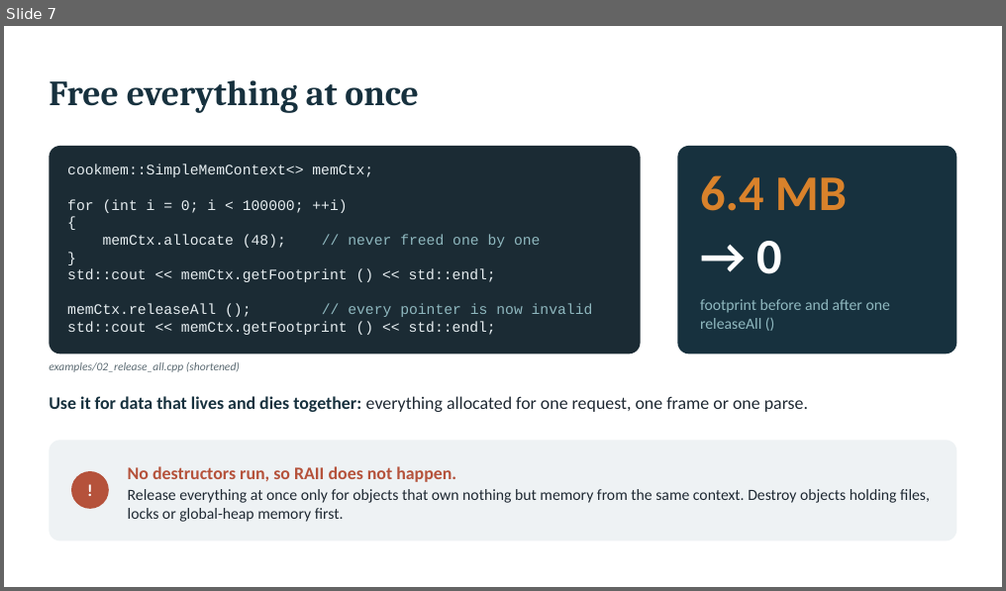
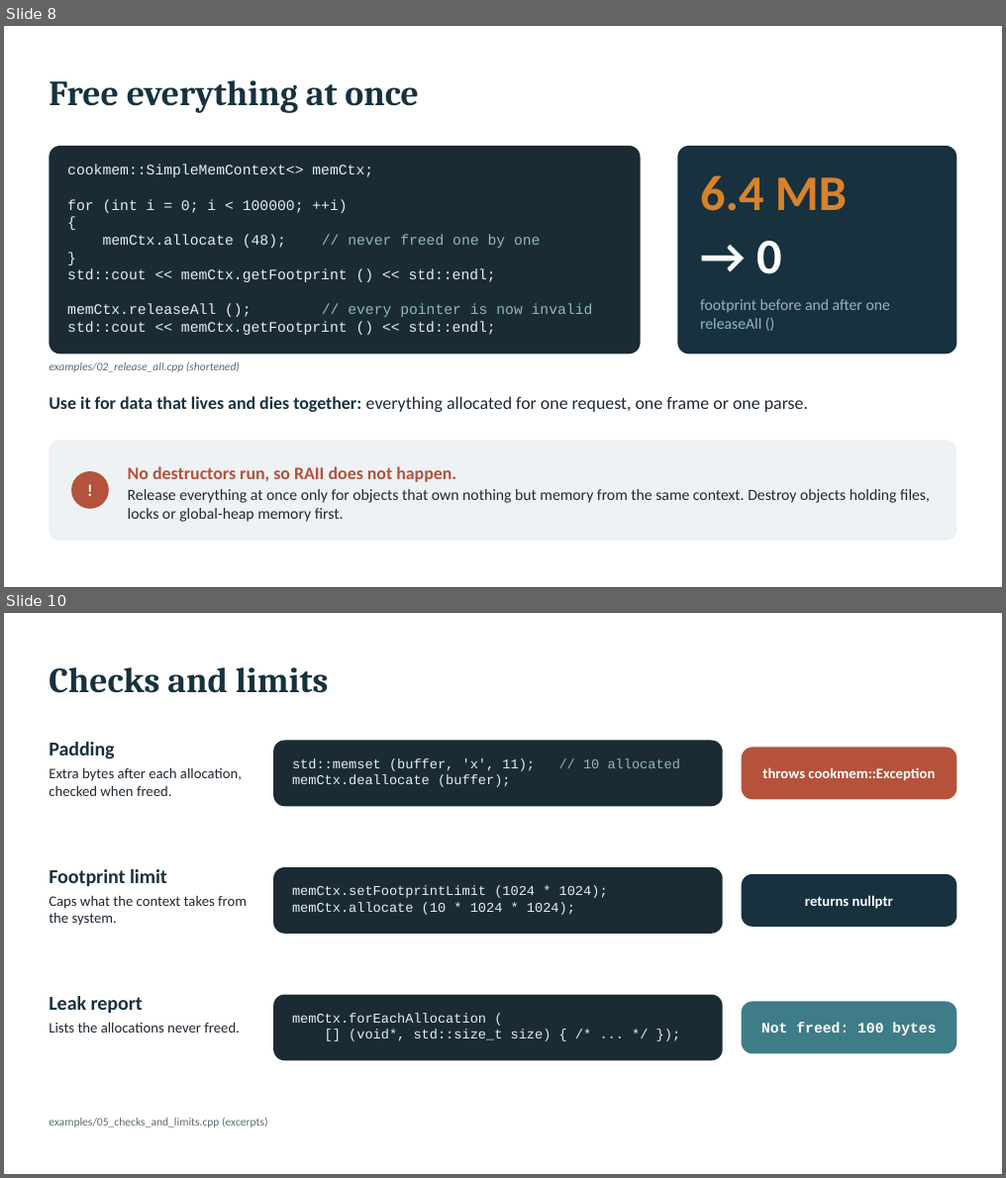
Before and after one commit to coconut2015/cookmem-tutorials, a slide deck: 01-getting-started/slides.pptx. Shown one above the other, each under a label of ours: slide 7 before the commit, slides 8 and 10 after it; the slides between them are not shown. The pictures are 1006x591 and 1006x1178 pixels, drawn with LibreOffice and Linux fonts; fonts in the diff are those of the drawing. Boxes give left, top, right and bottom in pixels: in the first picture for what was removed or moved away, otherwise in the second. Text is boxed around its words. In the diff, an @@ line names an element or a change of style, - is before the commit and + after.

```diff
--- a/01-getting-started/slides.pptx
+++ b/01-getting-started/slides.pptx
@@ slide 10 added at [4,613,1002,1174], background #FFFFFF @@
@@ title added at [49,667,329,693], 34 pt, text #17313E, bold @@
+Checks and limits
@@ text added at [49,742,242,796], 14 pt, text #1F2933 @@
+Padding
+Extra bytes after each allocation, checked when freed.
@@ rounded rectangle added at [273,741,723,806], fill #1B2B34 @@
@@ text added at [292,759,535,787], 13 pt, text #E6EDF0 @@
+std::memset (buffer, 'x', 11); // 10 allocated
+memCtx.deallocate (buffer);
@@ rounded rectangle added at [742,747,957,799], fill #B5523B, 14 pt, text #FFFFFF, bold @@
+throws cookmem::Exception
@@ text added at [49,869,247,926], 14 pt, text #1F2933 @@
+Footprint limit
+Caps what the context takes from the system.
@@ rounded rectangle added at [273,867,723,934], fill #1B2B34 @@
@@ rounded rectangle added at [742,874,957,927], fill #17313E, 14 pt, text #FFFFFF, bold @@
+returns nullptr
@@ text added at [292,885,608,915], 13 pt, text #E6EDF0 @@
+memCtx.setFootprintLimit (1024 * 1024);
+memCtx.allocate (10 * 1024 * 1024);
@@ text added at [49,996,239,1033], 14 pt, text #1F2933 @@
+Leak report
+Lists the allocations never freed.
@@ rounded rectangle added at [273,995,723,1060], fill #1B2B34 @@
@@ text added at [292,1013,551,1042], 13 pt, text #E6EDF0 @@
+memCtx.forEachAllocation (
+[] (void*, std::size_t size) { /* ... */ });
@@ rounded rectangle added at [742,1001,957,1054], fill #3E7C87, 14 pt, text #FFFFFF, bold @@
+Not freed: 100 bytes
@@ text added at [49,1118,267,1128], 11 pt, text #5C6B73 @@
+examples/05_checks_and_limits.cpp (excerpts)
@@ what was slide 7 is now slide 8 @@
```
Also in this commit, not shown: 4 slides changed, 4 other slides added, 4 slides removed, 4 other files.
